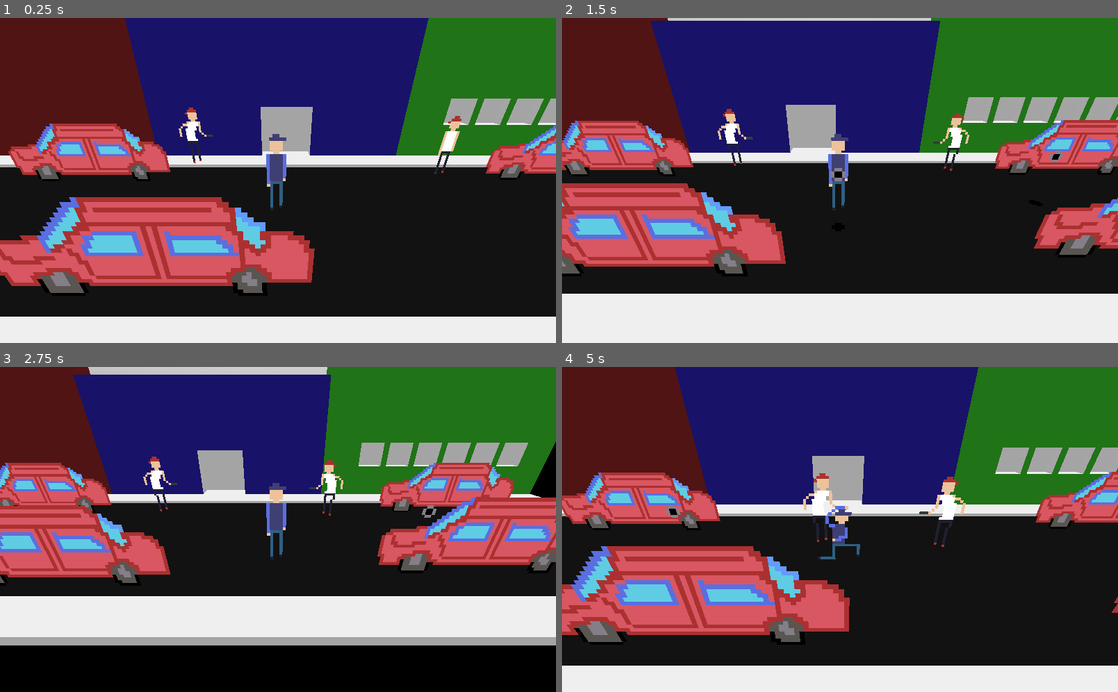
Above: before the commit, frames 1-4 (two rows, left to right).
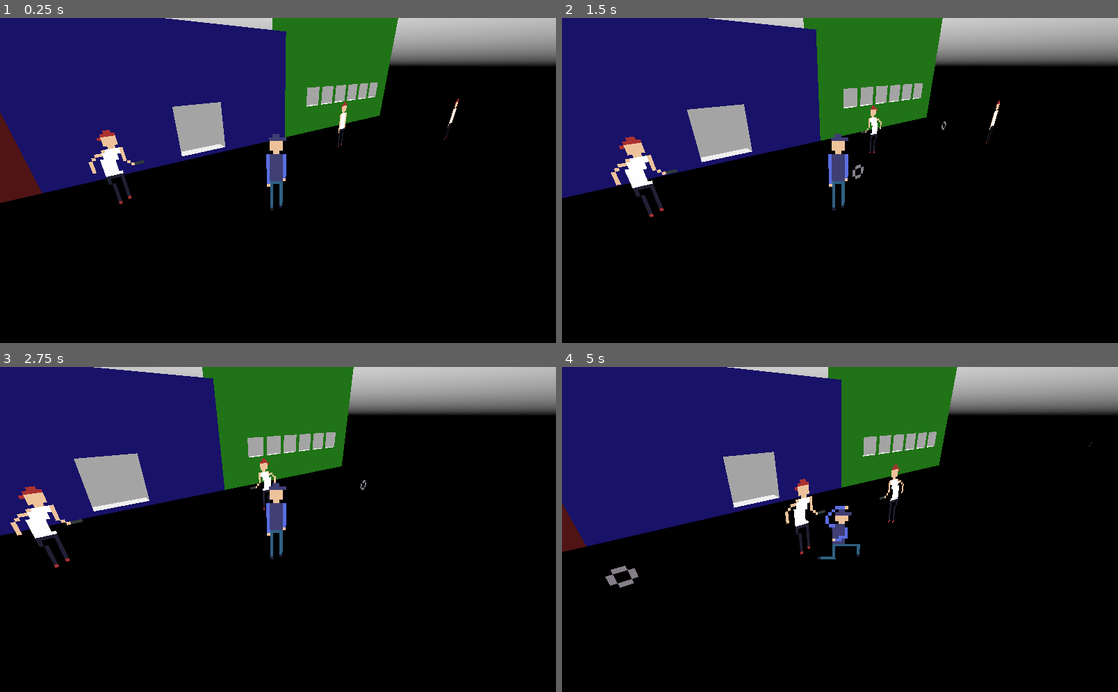
Above: after the commit, the same moments.

Repository: CloneDeath/ChronometryDreadforce
Game: Godot game, scene res://Main.tscn
The game is run twice, just before and just after one commit, with the same random seed, the same clock (stepped at 60 frames per second) and the same inputs.
Inputs:
- Up to frame 1 (0.25 s): no input
- Up to frame 2 (1.5 s): hold D (move_right) 0.53-1.28 s; tap Space (shoot) at 0.6, 1.35 s; hold S (move_down) from 1.28 s (still down)
- Up to frame 3 (2.75 s): release S (move_down) at 2.03 s; hold D (move_right) from 2.03 s (still down); tap Space (shoot) at 2.1 s
- Up to frame 4 (5 s): release D (move_right) at 2.78 s; hold W (move_up) 2.78-3.53 s; tap Space (shoot) at 2.85, 3.6, 4.35 s; hold A (move_left) from 3.53 s (still down)

The runs differ from the first frame. In frame 1, 60% of the frame differs, in the area x 0-100%, y 0-100%; in frame 2, 64%; in frame 3, 60%; in frame 4, 60%.
Error in both runs: Invalid call. Nonexistent function 'is_in_group' in base 'Nil'. (res://Enemies/Thug.gd:25)

Commit message:
Made the cars 3d, and am working on extending the streets scene

Diff:
--- a/Main.tscn
+++ b/Main.tscn
@@ -1,15 +1,14 @@
-[gd_scene load_steps=5 format=2]
+[gd_scene load_steps=4 format=2]
 
 [ext_resource path="res://Player/Player.tscn" type="PackedScene" id=1]
 [ext_resource path="res://Enemies/Thug.tscn" type="PackedScene" id=2]
 [ext_resource path="res://Terrain/StreetScene.tscn" type="PackedScene" id=3]
-[ext_resource path="res://Terrain/Car.tscn" type="PackedScene" id=4]
 
 [node name="Main" type="Spatial"]
 
 [node name="Player" parent="." instance=ExtResource( 1 )]
 editor/display_folded = true
-transform = Transform( 1, 0, 0, 0, 1, 0, 0, 0, 1, 0, 0.0888777, 0 )
+transform = Transform( 0.776103, 0, -0.630606, 0, 1, 0, 0.630606, 0, 0.776103, 0, 0.0888777, 0 )
 
 [node name="Camera2D" type="Camera" parent="Player"]
 transform = Transform( 1, 0, 0, 0, 0.896039, 0.443976, 0, -0.443976, 0.896039, 0.0408807, 3.50498, 5.2286 )
@@ -33,24 +32,5 @@
 transform = Transform( 1, 0, 0, 0, 1, 0, 0, 0, 1, 11.1508, 0.0413632, 0.362474 )
 
 [node name="Level" type="Spatial" parent="."]
-editor/display_folded = true
 
 [node name="Spatial" parent="Level" instance=ExtResource( 3 )]
-
-[node name="Car" parent="Level/Spatial" instance=ExtResource( 4 )]
-transform = Transform( 1, 0, 0, 0, 1, 0, 0, 0, 1, -11.6114, 0.110833, -1.64049 )
-
-[node name="Car2" parent="Level/Spatial" instance=ExtResource( 4 )]
-transform = Transform( 1, 0, 0, 0, 1, 0, 0, 0, 1, -8.71581, 0.110834, 2.49085 )
-
-[node name="Car3" parent="Level/Spatial" instance=ExtResource( 4 )]
-transform = Transform( 1, 0, 0, 0, 1, 0, 0, 0, 1, -5.95931, 0.110834, -1.70964 )
-
-[node name="Car4" parent="Level/Spatial" instance=ExtResource( 4 )]
-transform = Transform( 1, 0, 0, 0, 1, 0, 0, 0, 1, -1.89739, 0.110833, 2.59952 )
-
-[node name="Car5" parent="Level/Spatial" instance=ExtResource( 4 )]
-transform = Transform( 1, 0, 0, 0, 1, 0, 0, 0, 1, 9.33298, 0.110833, -1.78857 )
-
-[node name="Car6" parent="Level/Spatial" instance=ExtResource( 4 )]
-transform = Transform( 1, 0, 0, 0, 1, 0, 0, 0, 1, 7.7463, 0.110833, 2.13399 )
--- a/Terrain/Car.tscn
+++ /dev/null
@@ -1,26 +0,0 @@
-[gd_scene load_steps=4 format=2]
-
-[ext_resource path="res://Terrain/car.png" type="Texture" id=1]
-
-[sub_resource type="BoxShape" id=1]
-
-extents = Vector3( 1.25, 0.5, 0.3 )
-
-[sub_resource type="BoxShape" id=2]
-
-extents = Vector3( 2.5, 0.5, 0.4 )
-
-[node name="Car" type="StaticBody"]
-
-[node name="Sprite" type="Sprite3D" parent="."]
-transform = Transform( 1, 0, 0, 0, 1, 0, 0, 0, 1, 0, 1.23213, 0 )
-pixel_size = 0.08
-texture = ExtResource( 1 )
-
-[node name="CarTop" type="CollisionShape" parent="."]
-transform = Transform( 1, 0, 0, 0, 1, 0, 0, 0, 1, 0, 1.46929, 0 )
-shape = SubResource( 1 )
-
-[node name="CarBottom" type="CollisionShape" parent="."]
-transform = Transform( 1, 0, 0, 0, 1, 0, 0, 0, 1, 0, 0.5, 0 )
-shape = SubResource( 2 )
--- /dev/null
+++ b/Terrain/Car/Car.tscn
@@ -0,0 +1,51 @@
+[gd_scene load_steps=5 format=2]
+
+[ext_resource path="res://Terrain/Car/car.png" type="Texture" id=1]
+[ext_resource path="res://Terrain/Car/car.obj" type="ArrayMesh" id=2]
+
+[sub_resource type="BoxShape" id=1]
+
+extents = Vector3( 0.903669, 0.303806, 0.802919 )
+
+[sub_resource type="BoxShape" id=2]
+
+extents = Vector3( 2.07545, 0.574752, 0.873848 )
+
+[node name="Car" type="StaticBody"]
+
+[node name="Sprite" type="Sprite3D" parent="."]
+transform = Transform( 1, 0, 0, 0, 1, 0, 0, 0, 1, 0, 1.23213, 0 )
+visible = false
+pixel_size = 0.08
+texture = ExtResource( 1 )
+
+[node name="CarTop" type="CollisionShape" parent="."]
+transform = Transform( 1, 0, 0, 0, 1, 0, 0, 0, 1, 0.473591, 1.34379, 0 )
+shape = SubResource( 1 )
+
+[node name="CarBottom" type="CollisionShape" parent="."]
+transform = Transform( 1, 0, 0, 0, 1, 0, 0, 0, 1, 0, 0.623266, 0 )
+shape = SubResource( 2 )
+
+[node name="CarMesh" type="MeshInstance" parent="."]
+transform = Transform( -2.44381e-07, 0, 1.5, 0, 1.5, 0, -1.5, 0, -2.44381e-07, 0, 0.403907, 0 )
+mesh = ExtResource( 2 )
+material/0 = null
+material/1 = null
+material/2 = null
+material/3 = null
+material/4 = null
+material/5 = null
+material/6 = null
+material/7 = null
+material/8 = null
+material/9 = null
+material/10 = null
+material/11 = null
+material/12 = null
+material/13 = null
+material/14 = null
+material/15 = null
+material/16 = null
+material/17 = null
+material/18 = null
--- /dev/null
+++ b/Terrain/Roads.tscn
@@ -0,0 +1,24 @@
+[gd_scene load_steps=4 format=2]
+
+[sub_resource type="CubeMesh" id=1]
+
+size = Vector3( 1, 0.2, 1 )
+
+[sub_resource type="SpatialMaterial" id=2]
+
+albedo_color = Color( 0, 0, 0, 1 )
+
+[sub_resource type="CubeMesh" id=3]
+
+material = SubResource( 2 )
+size = Vector3( 1, 0.1, 1 )
+
+[node name="Spatial" type="Spatial"]
+
+[node name="Sidewalk" type="CSGMesh" parent="."]
+transform = Transform( 1, 0, 0, 0, 1, 0, 0, 0, 1, 0, 0.1, 0 )
+mesh = SubResource( 1 )
+
+[node name="Sidewalk2" type="CSGMesh" parent="."]
+transform = Transform( 1, 0, 0, 0, 1, 0, 0, 0, 1, 1, 0.05, 0 )
+mesh = SubResource( 3 )
--- a/Terrain/StreetScene.tscn
+++ b/Terrain/StreetScene.tscn
@@ -2,112 +2,102 @@
 
 [sub_resource type="SpatialMaterial" id=1]
 
-albedo_color = Color( 0, 0, 0, 1 )
+albedo_color = Color( 0.490196, 0.0509804, 0.0509804, 1 )
 
 [sub_resource type="SpatialMaterial" id=2]
 
-albedo_color = Color( 0.490196, 0.0509804, 0.0509804, 1 )
+albedo_color = Color( 0.101961, 0.0235294, 0.639216, 1 )
 
 [sub_resource type="SpatialMaterial" id=3]
 
-albedo_color = Color( 0.101961, 0.0235294, 0.639216, 1 )
+albedo_color = Color( 0.168627, 0.701961, 0.0901961, 1 )
 
-[sub_resource type="SpatialMaterial" id=4]
+[sub_resource type="MeshLibrary" id=4]
 
-albedo_color = Color( 0.168627, 0.701961, 0.0901961, 1 )
 
 [node name="Spatial" type="Spatial"]
 
-[node name="Street" type="CSGBox" parent="."]
-transform = Transform( 1, 0, 0, 0, 1, 0, 0, 0, 1, 0, 0.05, 0 )
-use_collision = true
-width = 30.0
-height = 0.1
-depth = 6.0
-material = SubResource( 1 )
+[node name="Buildings" type="Spatial" parent="."]
 
-[node name="Sidewalk" type="CSGBox" parent="."]
-transform = Transform( 1, 0, 0, 0, 1, 0, 0, 0, 1, 0, 0.1, -3.5 )
-use_collision = true
-width = 30.0
-height = 0.2
-depth = 1.0
-
-[node name="Sidewalk2" type="CSGBox" parent="."]
-transform = Transform( 1, 0, 0, 0, 1, 0, 0, 0, 1, 0, 0.1, 3.5 )
-use_collision = true
-width = 30.0
-height = 0.2
-depth = 1.0
-
-[node name="Building1" type="CSGBox" parent="."]
-transform = Transform( 1, 0, 0, 0, 1, 0, 0, 0, 1, -10, 5, -4.5 )
+[node name="Building1" type="CSGBox" parent="Buildings"]
+transform = Transform( 1, 0, 0, 0, 1, 0, 0, 0, 1, -10, 5, -6 )
 use_collision = true
 width = 10.0
 height = 10.0
 depth = 1.0
-material = SubResource( 2 )
+material = SubResource( 1 )
 
-[node name="Building2" type="CSGBox" parent="."]
+[node name="Building2" type="CSGBox" parent="Buildings"]
 editor/display_folded = true
-transform = Transform( 1, 0, 0, 0, 1, 0, 0, 0, 1, 0, 2.5, -4.5 )
+transform = Transform( 1, 0, 0, 0, 1, 0, 0, 0, 1, 0, 2.5, -6 )
 use_collision = true
 width = 10.0
 height = 5.0
 depth = 1.0
-material = SubResource( 3 )
+material = SubResource( 2 )
 
-[node name="CSGBox" type="CSGBox" parent="Building2"]
+[node name="CSGBox" type="CSGBox" parent="Buildings/Building2"]
 transform = Transform( 1, 0, 0, 0, 1, 0, 0, 0, 1, 0.372658, -1.30314, 0.549231 )
 operation = 2
 depth = 1.31339
 
-[node name="Building3" type="CSGBox" parent="."]
-transform = Transform( 1, 0, 0, 0, 1, 0, 0, 0, 1, 10, 4, -4.5 )
+[node name="Building3" type="CSGBox" parent="Buildings"]
+editor/display_folded = true
+transform = Transform( 1, 0, 0, 0, 1, 0, 0, 0, 1, 10, 4, -6 )
 use_collision = true
 width = 10.0
 height = 8.0
 depth = 1.0
-material = SubResource( 4 )
+material = SubResource( 3 )
 
-[node name="CSGBox" type="CSGBox" parent="Building3"]
+[node name="CSGBox" type="CSGBox" parent="Buildings/Building3"]
 transform = Transform( 1, 0, 0, 0, 1, 0, 0, 0, 1, -2.9122, -2, 0.7 )
 operation = 2
 width = 1.0
 height = 1.0
 depth = 1.0
 
-[node name="CSGBox2" type="CSGBox" parent="Building3"]
+[node name="CSGBox2" type="CSGBox" parent="Buildings/Building3"]
 transform = Transform( 1, 0, 0, 0, 1, 0, 0, 0, 1, -1.6622, -2, 0.7 )
 operation = 2
 width = 1.0
 height = 1.0
 depth = 1.0
 
-[node name="CSGBox3" type="CSGBox" parent="Building3"]
+[node name="CSGBox3" type="CSGBox" parent="Buildings/Building3"]
 transform = Transform( 1, 0, 0, 0, 1, 0, 0, 0, 1, -0.412197, -2, 0.7 )
 operation = 2
 width = 1.0
 height = 1.0
 depth = 1.0
 
-[node name="CSGBox4" type="CSGBox" parent="Building3"]
+[node name="CSGBox4" type="CSGBox" parent="Buildings/Building3"]
 transform = Transform( 1, 0, 0, 0, 1, 0, 0, 0, 1, 0.837803, -2, 0.7 )
 operation = 2
 width = 1.0
 height = 1.0
 depth = 1.0
 
-[node name="CSGBox5" type="CSGBox" parent="Building3"]
+[node name="CSGBox5" type="CSGBox" parent="Buildings/Building3"]
 transform = Transform( 1, 0, 0, 0, 1, 0, 0, 0, 1, 2.0878, -2, 0.7 )
 operation = 2
 width = 1.0
 height = 1.0
 depth = 1.0
 
-[node name="CSGBox6" type="CSGBox" parent="Building3"]
+[node name="CSGBox6" type="CSGBox" parent="Buildings/Building3"]
 transform = Transform( 1, 0, 0, 0, 1, 0, 0, 0, 1, 3.3378, -2, 0.7 )
 operation = 2
 width = 1.0
 height = 1.0
 depth = 1.0
+
+[node name="GridMap" type="GridMap" parent="."]
+mesh_library = SubResource( 4 )
+cell_size = Vector3( 1, 1, 1 )
+data = {
+"cells": PoolIntArray(  )
+}
+__meta__ = {
+"_editor_clip_": 0
+}
Renamed: Terrain/car.aseprite -> Terrain/Car/car.aseprite
Not shown, added: Terrain/Car/car.mtl
Not shown, added: Terrain/Car/car.obj
Not shown, added: Terrain/Car/car.obj.import
Renamed: Terrain/car.png -> Terrain/Car/car.png
Not shown, changed: Terrain/Car/car.png.import
Not shown, added: Terrain/Car/car.model
Not shown, added: Terrain/Roads.meshlib
